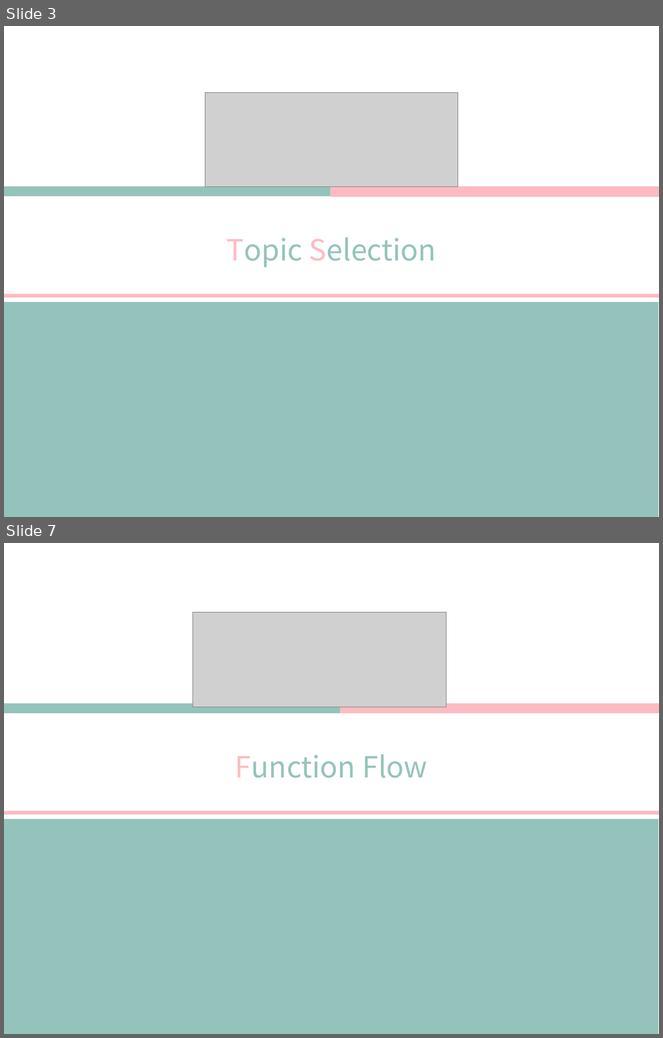
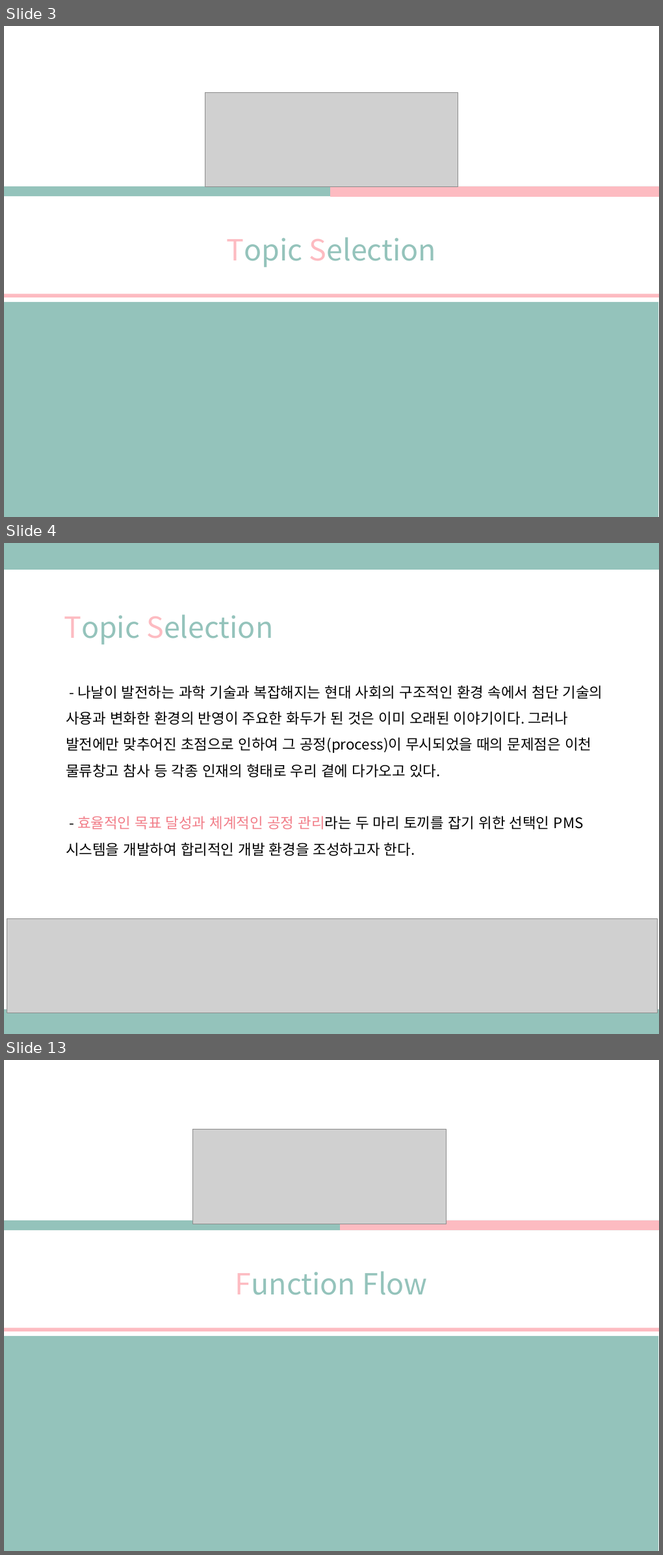
Before and after one commit to ezenteam03/project06, a slide deck: WebContent/HANA/PPT/0508 합본.pptx. Shown one above the other, each under a label of ours: slides 3 and 7 before the commit, slides 3, 4 and 13 after it; the slides between them are not shown. The pictures are 663x1038 and 663x1555 pixels, drawn with LibreOffice and Linux fonts; fonts in the diff are those of the drawing; grey boxes stand for pictures. Boxes give left, top, right and bottom in pixels: in the first picture for what was removed or moved away, otherwise in the second. Text is boxed around its words. In the diff, an @@ line names an element or a change of style, - is before the commit and + after.

```diff
--- a/WebContent/HANA/PPT/0508 합본.pptx
+++ b/WebContent/HANA/PPT/0508 합본.pptx
@@ slide 4 added at [4, 543, 659, 1034], background #FFFFFF @@
@@ rectangle added at [4, 543, 659, 570], fill #94C3BB @@
@@ text added at [64, 615, 273, 644], 32 pt, text #94C3BB @@
+Topic Selection
@@ text added at [66, 685, 603, 856], 16 pt, text #000000 @@
+- 나날이 발전하는 과학 기술과 복잡해지는 현대 사회의 구조적인 환경 속에서 첨단 기술의 사용과 변화한 환경의 반영이 주요한 화두가 된 것은 이미 오래된 이야기이다. 그러나 발전에만 맞추어진 초점으로 인하여 그 공정(process)이 무시되었을 때의 문제점은 이천 물류창고 참사 등 각종 인재의 형태로 우리 곁에 다가오고 있다.
+- 효율적인 목표 달성과 체계적인 공정 관리라는 두 마리 토끼를 잡기 위한 선택인 PMS 시스템을 개발하여 합리적인 개발 환경을 조성하고자 한다.
@@ picture added at [7, 919, 658, 1014] @@
@@ rectangle added at [4, 1010, 659, 1034], fill #94C3BB @@
@@ what was slide 7 is now slide 13 @@
```
Also in this commit, not shown: 19 slides changed, 63 other slides added.
